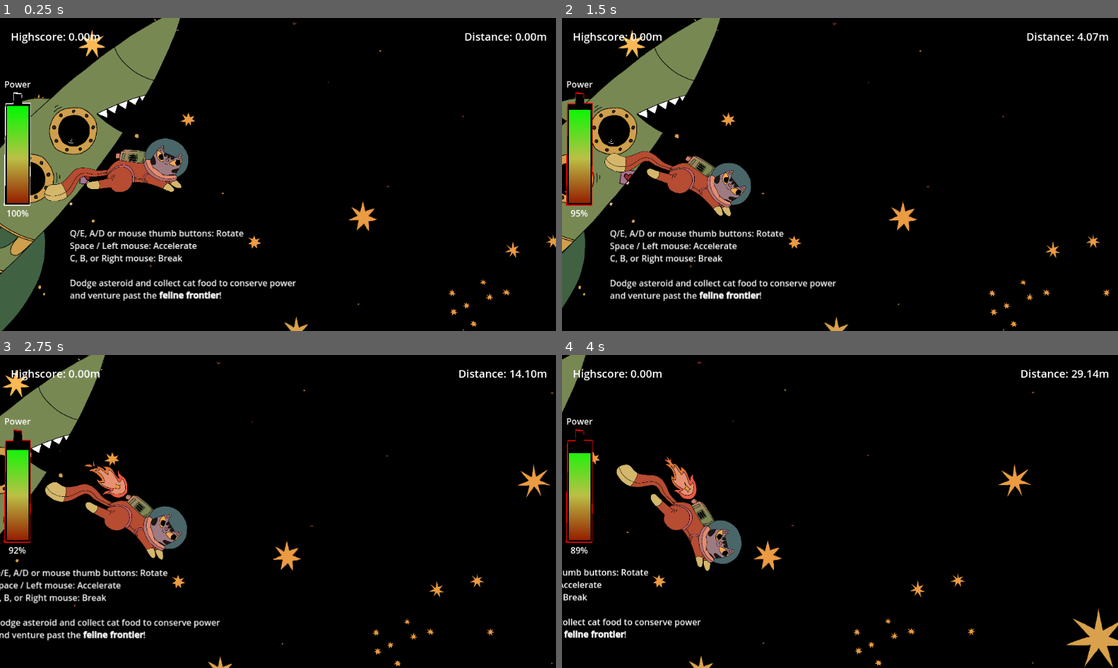
Above: before the commit, frames 1-4 (two rows, left to right).
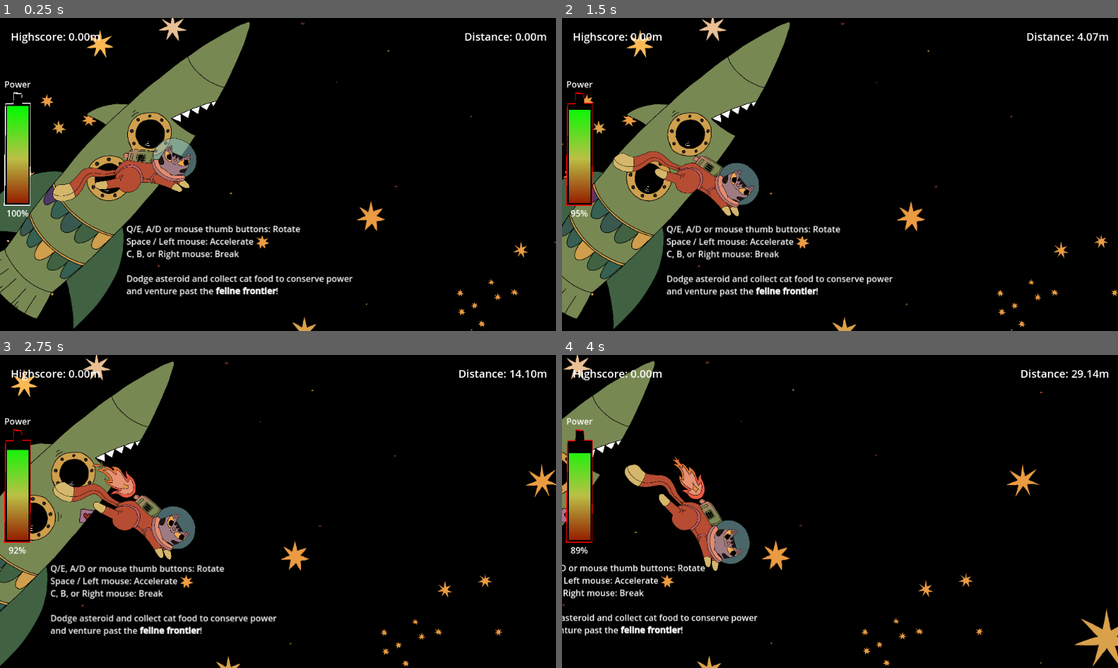
Above: after the commit, the same moments.

Repository: bene-labs/Feline-Frontier
Game: Godot game, scene res://scenes/game.tscn
The game is run twice, just before and just after one commit, with the same random seed, the same clock (stepped at 60 frames per second) and the same inputs.
Inputs (mouse positions are in pixels of both pictures, inside the frame that each line leads up to):
- Up to frame 1 (0.25 s): no input
- Up to frame 2 (1.5 s): tap Enter at 0.5 s; move the mouse to (962, 158) at 0.52 s; hold E (roate_right) 0.53-1.28 s; hold Space (boost) 0.53-1.28 s; move the mouse to (728, 190) at 1.27 s; hold Q (rotate_left) from 1.28 s (still down); right-click (728, 190) at 1.35 s
- Up to frame 3 (2.75 s): move the mouse to (333, 442) at 2.02 s; release Q (rotate_left) at 2.03 s; hold E (roate_right) from 2.03 s (still down); hold Space (boost) from 2.03 s (still down)
- Up to frame 4 (4 s): move the mouse to (812, 574) at 2.77 s; release Space (boost) at 2.78 s; right-click (812, 574) at 2.85 s; move the mouse to (1006, 558) at 3.52 s; release E (roate_right) at 3.53 s; hold Q (rotate_left) from 3.53 s (still down); hold Space (boost) from 3.53 s (still down)

The runs differ from the first frame. In frame 1, 23% of the frame differs, in the area x 0-100%, y 0-100%; in frame 2, 21%; in frame 3, 17%; in frame 4, 9.4%.

Commit message:
adjust start scene, change cat food value based on size

Diff:
--- a/scenes/cat_food.tscn
+++ b/scenes/cat_food.tscn
@@ -9,6 +9,7 @@
 mass = 0.5
 gravity_scale = 0.0
 script = ExtResource("1_q3c1e")
+energy_gain = 200
 
 [node name="Sprite2D" type="Sprite2D" parent="."]
 scale = Vector2(0.25, 0.25)
--- a/scenes/game.tscn
+++ b/scenes/game.tscn
@@ -44,15 +44,15 @@
 centered = false
 
 [node name="SpaceshipColored" type="Sprite2D" parent="."]
-position = Vector2(1, 300)
-scale = Vector2(0.4, 0.4)
+position = Vector2(133, 300)
+scale = Vector2(0.37, 0.37)
 texture = ExtResource("3_udrhp")
 
 [node name="Instructions" type="RichTextLabel" parent="."]
-offset_left = 69.0
-offset_top = 397.0
-offset_right = 499.0
-offset_bottom = 560.0
+offset_left = 159.0
+offset_top = 389.0
+offset_right = 589.0
+offset_bottom = 552.0
 bbcode_enabled = true
 text = "Q/E, A/D or mouse thumb buttons: Rotate
 Space / Left mouse: Accelerate
@@ -64,7 +64,7 @@
 
 [node name="LimitedCamera" parent="." instance=ExtResource("2_jsvua")]
 position = Vector2(155, 300)
-offset = Vector2(300, 0)
+offset = Vector2(285, 0)
 
 [node name="ReferenceRect" type="ReferenceRect" parent="LimitedCamera"]
 offset_left = -514.0
--- a/scripts/cat_food.gd
+++ b/scripts/cat_food.gd
@@ -22,6 +22,7 @@
 
 
 func _ready() -> void:
+	energy_gain *= size
 	$Sprite2D.scale *= Vector2(size, size)
 	$CollisionPolygon2D.scale *= Vector2(size, size)
 	$VisibleOnScreenNotifier2D.scale *= Vector2(size, size)
